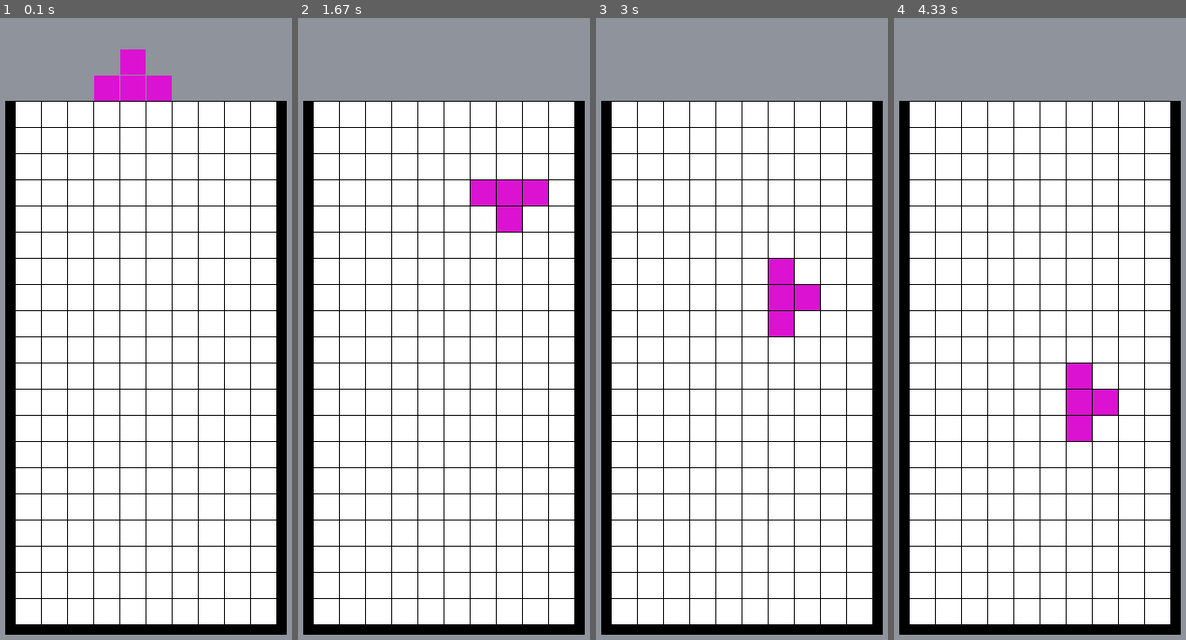
Above: before the commit, frames 1-4 (left to right).
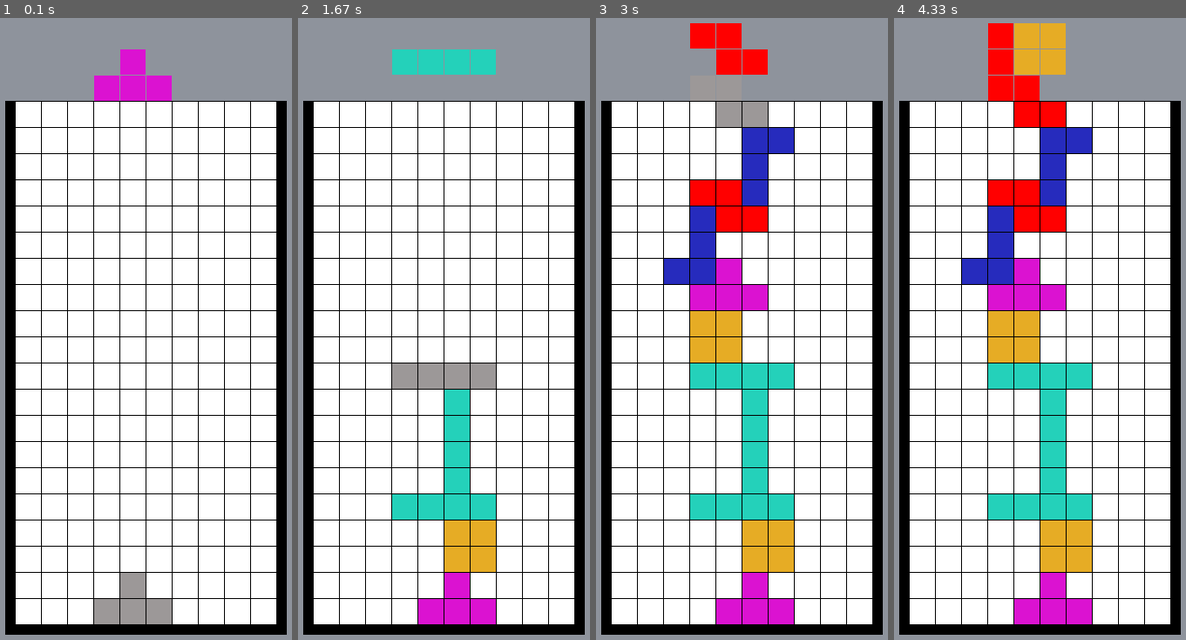
Above: after the commit, the same moments.

Repository: Xaxedd/tetris-pygame
Game: pygame game, started from main.py
The game is run twice, just before and just after one commit, with the same random seed, the same clock (stepped at 60 frames per second) and the same inputs.
Inputs:
- Up to frame 1 (0.1 s): no input
- Up to frame 2 (1.67 s): hold Space 0.33-0.8 s; hold Right 0.33-0.8 s; hold Right 0.83-1.3 s; hold D 0.83-1.3 s; tap Space at 0.9, 1.2, 1.4 s; hold Right from 1.33 s (still down); hold D from 1.33 s (still down)
- Up to frame 3 (3 s): tap Space at 1.7, 1.9, 2.2, 2.47, 2.77, 2.9 s; release Right at 1.8 s; release D at 1.8 s; hold Left 1.83-2.37 s; hold A 1.83-2.37 s; hold Left 2.4-2.8 s; hold A 2.4-2.8 s; hold Right from 2.83 s (still down); hold D from 2.83 s (still down)
- Up to frame 4 (4.33 s): tap Space at 3.2, 3.57, 3.87, 4.07 s; release Right at 3.47 s; release D at 3.47 s; hold Left 3.5-3.97 s; hold A 3.5-3.97 s; hold Right from 4 s (still down); hold D from 4 s (still down)

The runs differ from the first frame. In frame 1, 1.4% of the frame differs, in the area x 32-59%, y 89-98%; in frame 2, 9.9%; in frame 3, 18%; in frame 4, 19%, in the area x 23-77%, y 0-98%.

Commit message:
added clearing line when full, piece shadow and full fall on space

Diff:
--- a/classes/colors.py
+++ b/classes/colors.py
@@ -6,6 +6,7 @@
     black = [0, 0, 0]
     white = [255, 255, 255]
     grey = [142, 147, 156]
+    light_grey = [156, 152, 152]
     yellow = [230, 172, 37]
     light_blue = [36, 209, 186]
     red = [255, 0, 0]
--- a/main.py
+++ b/main.py
@@ -4,6 +4,12 @@
 from utils.pygame_utils import PygameScreen
 from utils.tech_utils import Tech
 from user_settings import Settings
+
+
+def add_falling_block_to_obstacles():
+    global screen
+    for block in screen.falling_block:
+        screen.obstacles.append(block)
 
 pygame.init()
 screen = PygameScreen(Settings.screen_width, Settings.screen_height, Settings.horizontal_blocks_amount, Settings.vertical_blocks_amount)
@@ -16,9 +22,12 @@
 screen.draw_map()
 screen.create_map_blocks()
 screen.spawn_random_block()
+screen.get_piece_shadow()
 print(screen.block_height, screen.block_width)
 iteration = 0
 while True:
+    xxx = False
+
     for event in pygame.event.get():
         if event.type == pygame.KEYDOWN and event.key == pygame.K_LEFT:
             min_x = Tech.get_piece_min_x(screen.falling_block)
@@ -47,7 +56,11 @@
         if event.type == pygame.KEYDOWN and event.key == pygame.K_s:
             screen.rotate_piece_flip()
 
-    if iteration % 20 == 0:
+        if event.type == pygame.KEYDOWN and event.key == pygame.K_SPACE:
+            screen.falling_block = screen.piece_shadow
+            xxx = True
+
+    if iteration % 40 == 0 or xxx:
         max_y = Tech.get_piece_max_y(screen.falling_block)
         if max_y < Settings.vertical_blocks_amount - 1:
             if not Tech.is_there_block_on_the_side_of_piece(screen.falling_block, Side.BOTTOM, screen.obstacles):
@@ -56,14 +69,38 @@
                 for block in screen.rotate_grid:
                     block.map_y += 1
             else:
-                for block in screen.falling_block:
-                    screen.obstacles.append(block)
+                add_falling_block_to_obstacles()
                 screen.spawn_random_block()
         elif max_y == Settings.vertical_blocks_amount - 1:
-            for block in screen.falling_block:
-                screen.obstacles.append(block)
+            add_falling_block_to_obstacles()
             screen.spawn_random_block()
 
+        if len(screen.obstacles) > Settings.horizontal_blocks_amount:
+            sorted_obstacles = sorted(screen.obstacles, key=lambda x: (x.y, x.x))
+            print(sorted_obstacles)
+            amount_of_obstacles_in_line = 0
+            to_delete = []
+            current_y = sorted_obstacles[0].y
+            for block in sorted_obstacles:
+                if block.y != current_y:
+                    current_y = block.y
+                    is_line_full = True
+                    amount_of_obstacles_in_line = 0
+                amount_of_obstacles_in_line += 1
+
+                if amount_of_obstacles_in_line == Settings.horizontal_blocks_amount:
+                    for index, xxx in enumerate(screen.obstacles):
+                        if xxx.y == current_y:
+                            to_delete.append(index)
+                        if xxx.y < current_y:
+                            xxx.y += 1
+
+            to_delete.sort()
+            print(to_delete)
+            for item in reversed(to_delete):
+                screen.obstacles.pop(item)
+
+    screen.get_piece_shadow()
     screen.draw_squares()
     screen.refresh_screen()
     fps_clock.tick(max_fps)
--- a/utils/pygame_utils.py
+++ b/utils/pygame_utils.py
@@ -1,9 +1,10 @@
+import copy
 from typing import List
 from random import randint
 
 import pygame
 
-from classes.blocks import MapBlock, RotateGridBlock, RotationType
+from classes.blocks import MapBlock, RotateGridBlock, RotationType, Side
 from classes.colors import Colors
 from user_settings import Settings
 from utils.tech_utils import Tech
@@ -26,6 +27,7 @@
         self.obstacles: List[MapBlock] = []
         self.falling_block: List[MapBlock] = []
         self.rotate_grid: List[RotateGridBlock] = []
+        self.piece_shadow: List[MapBlock] = []
 
     def color_screen_white(self):
         self.screen.fill(Colors.white)
@@ -91,6 +93,15 @@
                                               self.padding_vertical + rect.y * self.block_height + 1,
                                               self.block_width - 1,
                                               self.block_height - 1))
+
+        for rect in self.piece_shadow:
+            pygame.draw.rect(surface=self.screen,
+                             color=Colors.light_grey,
+                             rect=pygame.Rect(self.padding_horizontal + rect.x * self.block_width + 1,
+                                              self.padding_vertical + rect.y * self.block_height + 1,
+                                              self.block_width - 1,
+                                              self.block_height - 1))
+
         for rect in self.falling_block:
             pygame.draw.rect(surface=self.screen,
                              color=rect.color,
@@ -279,3 +290,11 @@
                     self.rotate_grid[index].color = color
                 else:
                     self.rotate_grid[index].color = Colors.white
+
+    def get_piece_shadow(self):
+        self.piece_shadow = copy.deepcopy(self.falling_block)
+        while True:
+            if Tech.is_there_block_on_the_side_of_piece(self.piece_shadow, Side.BOTTOM, self.obstacles) or Tech.get_piece_max_y(self.piece_shadow) >= Settings.vertical_blocks_amount - 1:
+                break
+            for block in self.piece_shadow:
+                block.y += 1
